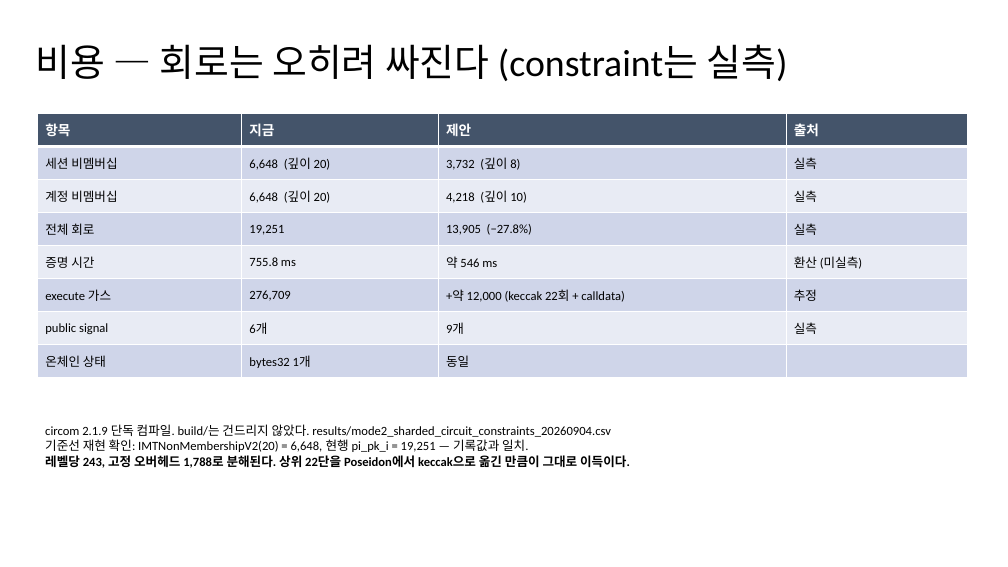
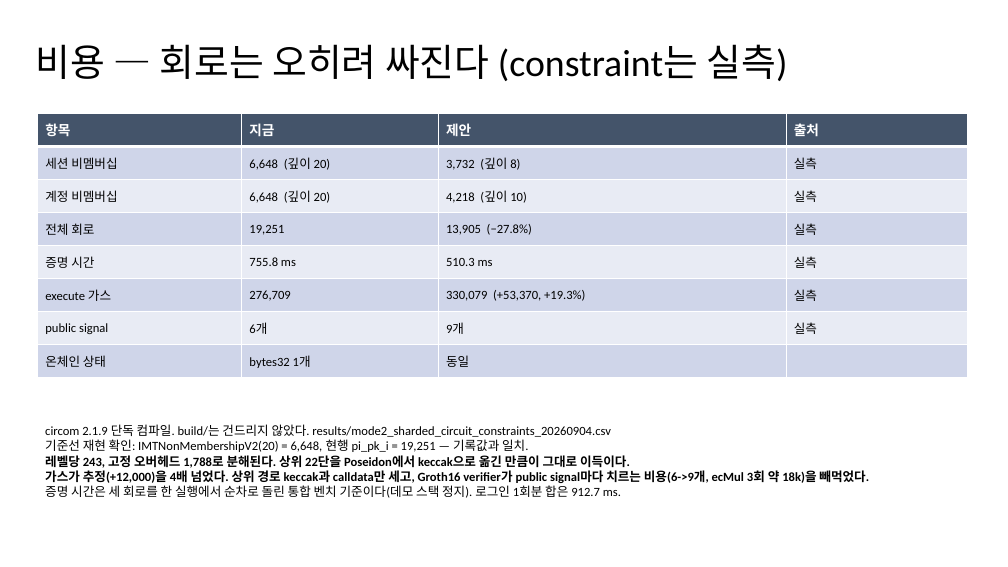
Before and after one commit to mhjung93/google-oidc-demo, a slide deck: slide 10 of documents/260904_revocation_sharding.pptx. Drawn at 1008x567 pixels with LibreOffice and Linux fonts; fonts in the diff are those of the drawing. Boxes give left, top, right and bottom in pixels: in the first picture for what was removed or moved away, otherwise in the second. Text is boxed around its words. In the diff, an @@ line names an element or a change of style, - is before the commit and + after.

```diff
--- a/documents/260904_revocation_sharding.pptx
+++ b/documents/260904_revocation_sharding.pptx
@@ table at (38,113,968,378) @@
-row 5, column 3: 약 546 ms
+row 5, column 3: 510.3 ms
-row 5, column 4: 환산 (미실측)
+row 5, column 4: 실측
-row 6, column 3: +약 12,000 (keccak 22회 + calldata)
+row 6, column 3: 330,079 (+53,370, +19.3%)
-row 6, column 4: 추정
+row 6, column 4: 실측
@@ text at (45,470,869,498): paragraphs added @@
+가스가 추정(+12,000)을 4배 넘었다. 상위 경로 keccak과 calldata만 세고, Groth16 verifier가 public signal마다 치르는 비용(6->9개, ecMul 3회 약 18k)을 빼먹었다.
+증명 시간은 세 회로를 한 실행에서 순차로 돌린 통합 벤치 기준이다(데모 스택 정지). 로그인 1회분 합은 912.7 ms.
```
Also in this commit, not shown: 4 other slides changed, 3 other files.
